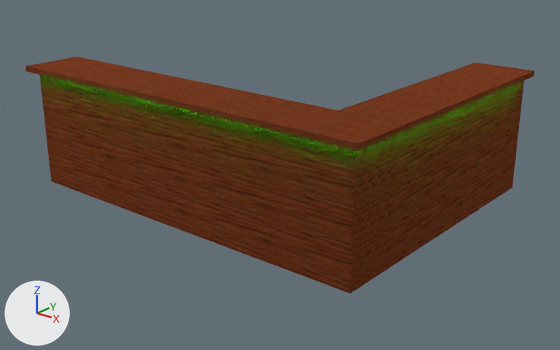
What one commit did to the Blender file 01 Models/counter.blend.
One viewpoint serves both versions: a 50 mm lens placed at (6.73, -7.14, 4.9), pointed at (-1.19, 2.44, 0.38). Lighting does not change. The marker at lower left points along +X, +Y and +Z.

The scene before the commit, as lines of its bpy script (objects in view):
```python
mat_lamp = emission_material('lamp')
mat_lamp.base_color = (0.0, 1.0, 0.0)  # green #00ff00
mat_lamp.strength = 100.0
mat_wood = bpy.data.materials.new('wood')
mat_wood.use_nodes = True; mat_wood.node_tree.nodes.clear()
_N = mat_wood.node_tree.nodes; _L = mat_wood.node_tree.links
n0 = _N.new('ShaderNodeTexImage'); n0.name = 'Image Texture'
n0.image = img_counter_wood_jpg_002
n1 = _N.new('ShaderNodeOutputMaterial'); n1.name = 'Material Output'
n2 = _N.new('ShaderNodeBsdfAnisotropic'); n2.name = 'Glossy BSDF'
n2.distribution = 'GGX'
n2.inputs[1].default_value = 1.0  # 'Roughness'
_L.new(n0.outputs[0], n2.inputs[0])  # 'Color' to 'Color'
_L.new(n2.outputs[0], n1.inputs[0])  # 'BSDF' to 'Surface'
me_cube_001 = bpy.data.meshes.new('Cube.001')
me_cube_001.from_pydata(...)  # 40 vertices, 26 faces; spans x -14.7..1.4, y -1.5..1.0, z -1.0..1.1
# faces by material slot: [24, 2]
me_cube_001.materials.append(mat_wood)
me_cube_001.materials.append(mat_lamp)  # green #00ff00
ob_cube = bpy.data.objects.new('Cube', me_cube_001)
ob_cube.location = (1.39, 3.08, 1.09)
ob_cube.scale = (0.419, 2.06, 1.0)
```
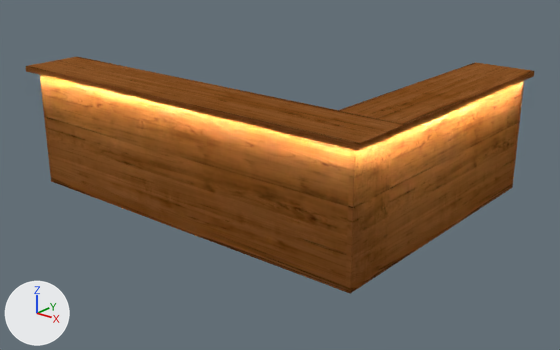
Where the change shows, as pixel boxes [x1, y1, x2, y2] in the pictures (560 x 350 px):
'Cube', surface changed, recoloured
    both: [26, 57, 534, 293]

What changed in the scene script:
```text
Add img_table_wood_jpg:
    img_table_wood_jpg = load_image('table_wood.jpg', '../02 Textures/table_wood.jpg', 300, 225, 'sRGB')
Change mat_wood:
    remove n0 = _N.new('ShaderNodeTexImage'); n0.name = 'Image Texture'
    remove n0.image = img_counter_wood_jpg_002
    add n0 = _N.new('ShaderNodeTexImage'); n0.name = 'Image Texture'
    add n0.image = img_table_wood_jpg
Change mat_lamp:
    mat_lamp.base_color: (0.0, 1.0, 0.0) -> (800.0, 800.0, 800.0)  # green #00ff00 -> white #ffffff
    mat_lamp.strength: 100.0 -> 0.5
```
